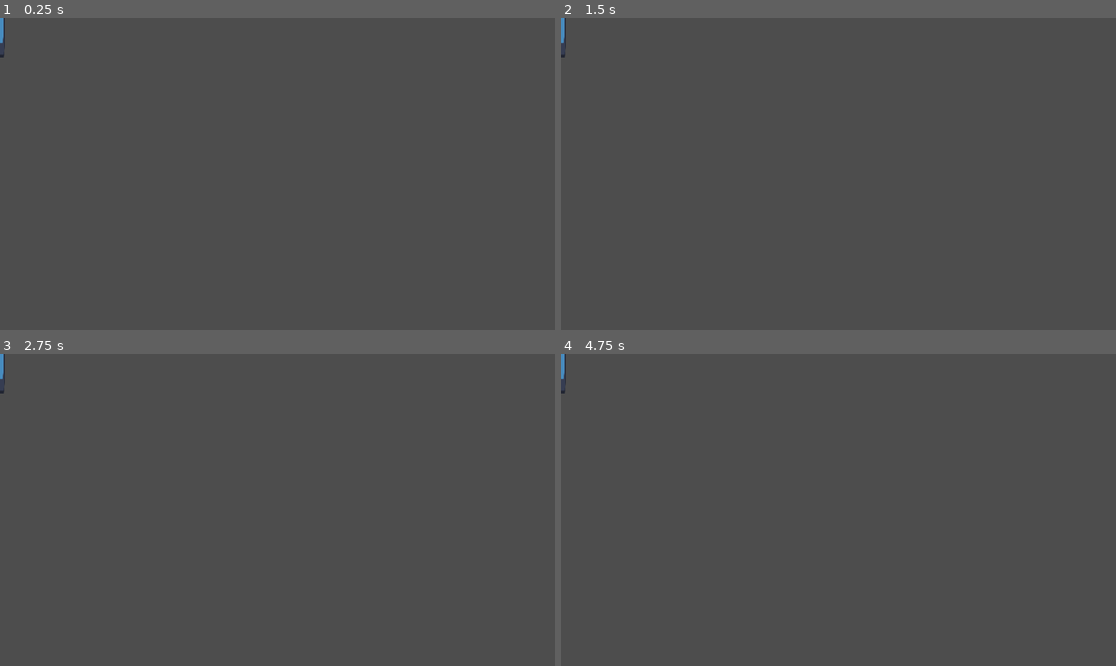
Above: before the commit, frames 1-4 (two rows, left to right).
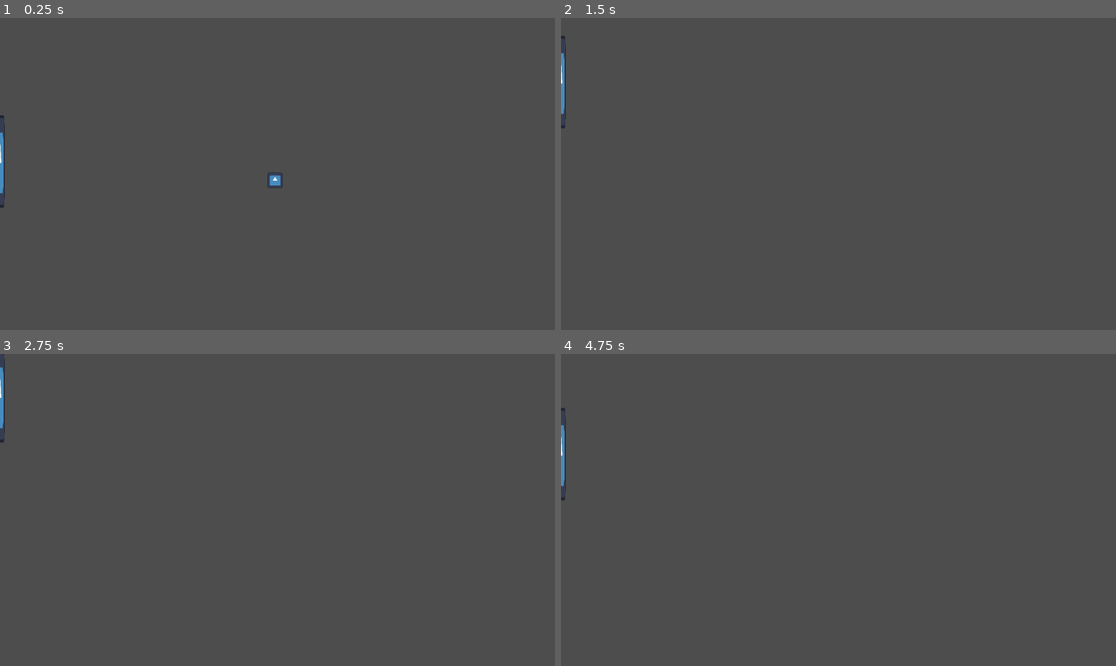
Above: after the commit, the same moments.

Repository: Falkono/Game-Challenge
Game: Godot game, scene res://scenes/game.tscn
Two runs of this game, one before a commit and one after it. Both use one fixed random seed, a clock stepped at 60 frames per second and the inputs below. The engine's default icon, where the game draws it, is replaced by a stand-in: a white triangle on a blue panel in a dark square.
Inputs:
- Up to frame 1 (0.25 s): no input
- Up to frame 2 (1.5 s): hold W (up, bound only after the commit) 0.53-1.28 s; tap Enter at 1.25 s; hold S (down, bound only after the commit) from 1.28 s (still down)
- Up to frame 3 (2.75 s): tap Space at 2 s; release S (down, bound only after the commit) at 2.03 s; hold W (up, bound only after the commit) from 2.03 s (still down)
- Up to frame 4 (4.75 s): tap Enter at 2.75, 4.25 s; tap Space at 3.5 s; release W (up, bound only after the commit) at 3.53 s; hold S (down, bound only after the commit) from 3.53 s (still down)

The runs differ from the first frame. In frame 1, 0.3% of the frame differs, in the area x 0-51%, y 0-61%; in frame 2, 0.2%; in frame 3, 0.2%; in frame 4, 0.2%.

Commit message:
some pong updates

Diff:
--- a/Pong/project.godot
+++ b/Pong/project.godot
@@ -18,3 +18,18 @@
 [dotnet]
 
 project/assembly_name="Pong"
+
+[input]
+
+up={
+"deadzone": 0.5,
+"events": [Object(InputEventKey,"resource_local_to_scene":false,"resource_name":"","device":-1,"window_id":0,"alt_pressed":false,"shift_pressed":false,"ctrl_pressed":false,"meta_pressed":false,"pressed":false,"keycode":0,"physical_keycode":87,"key_label":0,"unicode":119,"echo":false,"script":null)
+, Object(InputEventKey,"resource_local_to_scene":false,"resource_name":"","device":-1,"window_id":0,"alt_pressed":false,"shift_pressed":false,"ctrl_pressed":false,"meta_pressed":false,"pressed":false,"keycode":0,"physical_keycode":4194320,"key_label":0,"unicode":0,"echo":false,"script":null)
+]
+}
+down={
+"deadzone": 0.5,
+"events": [Object(InputEventKey,"resource_local_to_scene":false,"resource_name":"","device":-1,"window_id":0,"alt_pressed":false,"shift_pressed":false,"ctrl_pressed":false,"meta_pressed":false,"pressed":false,"keycode":0,"physical_keycode":83,"key_label":0,"unicode":115,"echo":false,"script":null)
+, Object(InputEventKey,"resource_local_to_scene":false,"resource_name":"","device":-1,"window_id":0,"alt_pressed":false,"shift_pressed":false,"ctrl_pressed":false,"meta_pressed":false,"pressed":false,"keycode":0,"physical_keycode":4194322,"key_label":0,"unicode":0,"echo":false,"script":null)
+]
+}
--- a/Pong/scenes/Paddle.tscn
+++ b/Pong/scenes/Paddle.tscn
@@ -1,11 +1,13 @@
-[gd_scene load_steps=3 format=3 uid="uid://w171vp04y01o"]
+[gd_scene load_steps=4 format=3 uid="uid://w171vp04y01o"]
 
 [ext_resource type="Texture2D" uid="uid://d22lb88y7wx54" path="res://icon.svg" id="1_hv5h7"]
+[ext_resource type="Script" path="res://scripts/Paddle.gd" id="1_rekk5"]
 
 [sub_resource type="RectangleShape2D" id="RectangleShape2D_k3fgg"]
 size = Vector2(20, 128)
 
 [node name="Paddle" type="CharacterBody2D"]
+script = ExtResource("1_rekk5")
 
 [node name="Sprite2D" type="Sprite2D" parent="."]
 position = Vector2(0, -14)
--- /dev/null
+++ b/Pong/scenes/ball.tscn
@@ -0,0 +1,17 @@
+[gd_scene load_steps=4 format=3 uid="uid://bfuamk0n4f0g0"]
+
+[ext_resource type="Script" path="res://scripts/ball.gd" id="1_2b516"]
+[ext_resource type="Texture2D" uid="uid://d22lb88y7wx54" path="res://icon.svg" id="1_ig1om"]
+
+[sub_resource type="RectangleShape2D" id="RectangleShape2D_hcie4"]
+size = Vector2(32, 32)
+
+[node name="Ball" type="RigidBody2D"]
+script = ExtResource("1_2b516")
+
+[node name="Sprite2D" type="Sprite2D" parent="."]
+scale = Vector2(0.25, 0.25)
+texture = ExtResource("1_ig1om")
+
+[node name="CollisionShape2D" type="CollisionShape2D" parent="."]
+shape = SubResource("RectangleShape2D_hcie4")
--- a/Pong/scenes/game.tscn
+++ b/Pong/scenes/game.tscn
@@ -1,7 +1,12 @@
-[gd_scene load_steps=2 format=3 uid="uid://bn2rsnu4eucth"]
+[gd_scene load_steps=3 format=3 uid="uid://bn2rsnu4eucth"]
 
-[ext_resource type="PackedScene" uid="uid://w171vp04y01o" path="res://scenes/Paddle.tscn" id="1_rrg2x"]
+[ext_resource type="PackedScene" uid="uid://w171vp04y01o" path="res://scenes/paddle.tscn" id="1_rrg2x"]
+[ext_resource type="PackedScene" uid="uid://bfuamk0n4f0g0" path="res://scenes/ball.tscn" id="2_wd05n"]
 
 [node name="Game" type="Node2D"]
 
 [node name="Paddle" parent="." instance=ExtResource("1_rrg2x")]
+position = Vector2(0, 312)
+
+[node name="Ball" parent="." instance=ExtResource("2_wd05n")]
+position = Vector2(571, 309)
--- /dev/null
+++ b/Pong/scripts/Paddle.gd
@@ -0,0 +1,11 @@
+extends CharacterBody2D
+
+var speed : float = 300
+
+func _physics_process(delta: float) -> void:
+	get_input()
+	move_and_slide()
+
+func get_input() -> void:
+	var input_dir = Input.get_vector("","","up","down")
+	velocity = input_dir * speed
--- /dev/null
+++ b/Pong/scripts/ball.gd
@@ -0,0 +1 @@
+extends RigidBody2D
